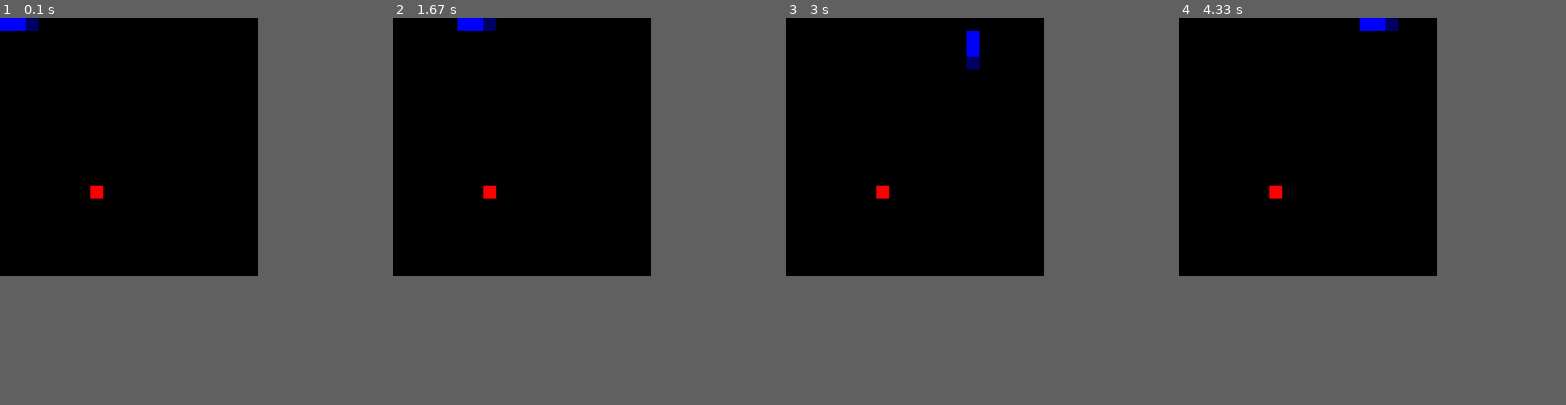
Above: before the commit, frames 1-4 (left to right).
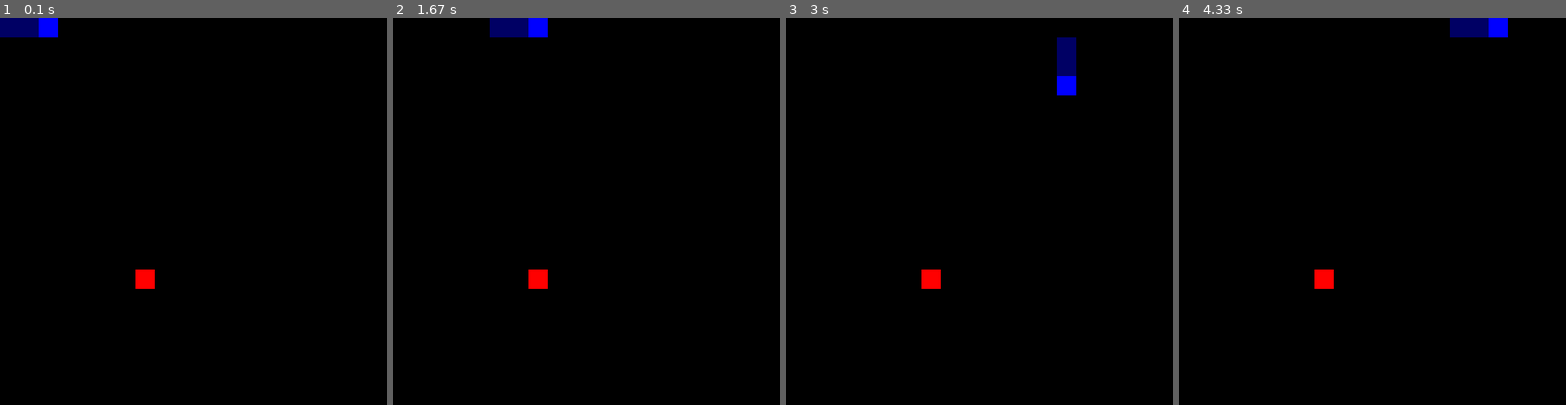
Above: after the commit, the same moments.

Repository: iczellion/pygame-snakes
Game: pygame game, started from program.py
Two runs of this game, one before a commit and one after it. Both use one fixed random seed, a clock stepped at 60 frames per second and the inputs below.
Inputs:
- Up to frame 1 (0.1 s): no input
- Up to frame 2 (1.67 s): hold Right 0.33-0.8 s; hold Up 0.83-1.3 s; hold Right from 1.33 s (still down)
- Up to frame 3 (3 s): release Right at 1.8 s; hold Down 2.4-2.73 s; hold Left from 2.77 s (still down)
- Up to frame 4 (4.33 s): release Left at 3.17 s; hold Up 3.2-3.57 s; hold Right 3.6-4.23 s; hold Down from 4.27 s (still down)
In our replay, the window is 400x400 before the commit and 600x600 after it. These sizes can differ from the game's own. Grey fills any space a smaller window leaves; there, only what the larger window draws over its background counts as a difference.

The runs differ from the first frame. In frame 1, 1.0% of the frame differs, in the area x 0-40%, y 0-70%; in frame 2, 1.3%; in frame 3, 1.4%, in the area x 23-75%, y 3-70%; in frame 4, 1.4%.

Commit message:
Change snake color and game size

Diff:
--- a/program.py
+++ b/program.py
@@ -19,8 +19,8 @@
             pygame.draw.rect(screen, white_color, rect, 1)
 
 def draw_snake(screen, tgame: TGame, tsnake: TSnake):
-    head_color = (0, 0, 100)
-    body_color = (0, 0, 255)
+    head_color = (0, 0, 255)
+    body_color = (0, 0, 100)
     size_of_one_square = tgame.grid_size_pixels / tgame.grid_num_squares
 
     # draw head
@@ -42,13 +42,11 @@
 
 def main():
 
-    tgame = TGame.initialize(game_name="Snake", grid_size_pixels=400, grid_num_squares=20)
+    tgame = TGame.initialize(game_name="Snake", grid_size_pixels=600, grid_num_squares=20)
     tgame.create_snake()
     tgame.create_apple()
 
     pygame.init()
-    #logo = pygame.image.load("logo32x32.png")
-    #pygame.display.set_icon(logo)
     pygame.display.set_caption(tgame.game_name)
 
     screen = pygame.display.set_mode((tgame.grid_size_pixels, tgame.grid_size_pixels))
